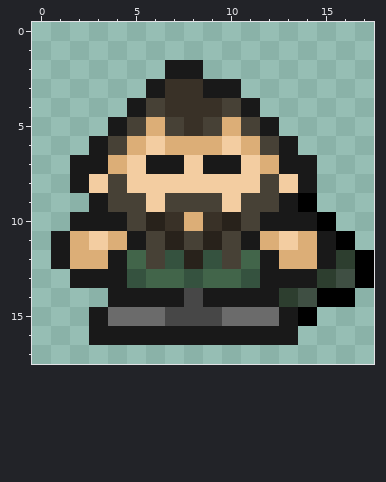
Pixel-art sprite, stored at night/Arsam.gif. The picture above is the old version.
The file is 18x18 pixels.
After:
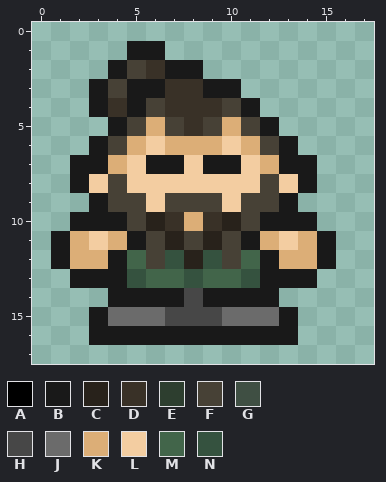
Palette (. is transparent): A #000000  B #191919  C #28221b  D #393127  E #2d3e2f  F #474136  G #3f4f43  H #474747  J #6b6b6b  K #dcae77  L #f3cda1  M #42654a  N #35523f
What changed:
The edit adds colour B in row 1 at x 5 to 6; in row 2 at x 4; in row 3 at x 3 and 5; in row 4 at x 3.
The edit adds colour D in row 2 at x 6; in row 4 at x 4.
The edit adds colour F in row 2 at x 5; in row 3 at x 4.
The edit erases colour A in row 9 at x 14; in row 10 at x 15; in row 11 at x 16; in rows 12 to 13 at x 17; in row 14 at x 15 to 16; in row 15 at x 14.
The edit erases colour E in row 12 at x 16; in row 13 at x 15; in row 14 at x 13.
The edit erases colour G in row 13 at x 16; in row 14 at x 14.
